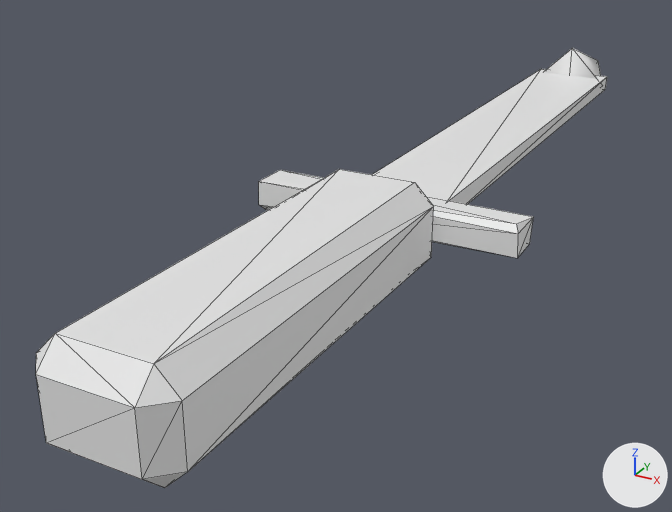
Before and after pictures for a commit that changed the glTF model ambush_loop/art/v2/models/knife_lod1.glb.
Rendered twice from a camera (50 mm lens) standing at (0.093, -0.162, 0.083) and looking at (-0.026, 0.056, -0.026). Arrows for +X, +Y and +Z are at lower right; the lights stay in place. The older version comes first. Mesh edges are drawn as thin lines. Vertices at exactly the same position are counted once.

In view in the first picture: 'knife_body.001'.
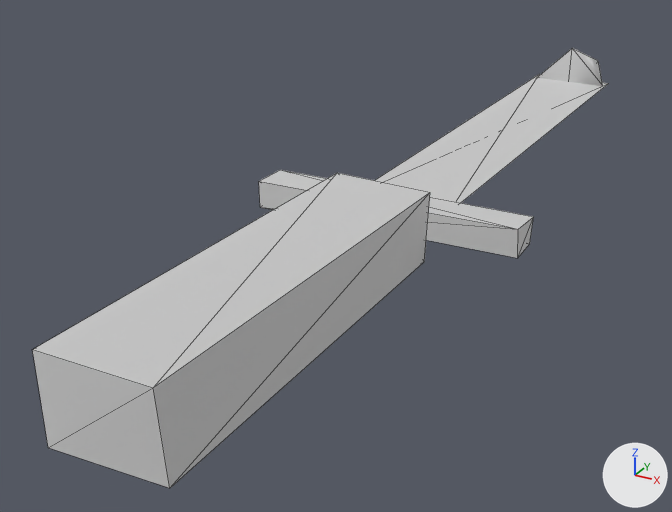
The change, as a diff of the scene's bpy script:
```diff
--- a/ambush_loop/art/v2/models/knife_lod1.glb.py
+++ b/ambush_loop/art/v2/models/knife_lod1.glb.py
@@ mat_v2_actor_atlas @@
+mat_v2_actor_atlas = principled_material('v2_actor_atlas')
+mat_v2_actor_atlas.base_color = (0.8, 0.8, 0.8)  # white #e7e7e7
+mat_v2_actor_atlas.metallic = 1.0
+mat_v2_actor_atlas.roughness = 1.0
@@ me_cube_353 @@
 # used by ob_knife_body_001; location = (0.0, 0.0, 0.0)
-me_cube_353.from_pydata(...)  # 47 vertices, 78 faces; spans x -0.035..0.035, y -0.072..0.238, z -0.013..0.013
+me_cube_353.from_pydata(...)  # 25 vertices, 34 faces; spans x -0.035..0.035, y -0.07..0.238, z -0.013..0.013
+# me_cube_353 part 1: the loose piece of 8 vertices spanning x -0.013..0.013, y 0.04..0.2, z -0.003..0.003 is scaled about its middle by (0.967, 0.63, 3.61), then moved by (0.0, -0.14, 0.0), in mat_v2_actor_atlas (white #e7e7e7)
+# me_cube_353 part 2: the loose piece of 24 vertices spanning x -0.015..0.015, y -0.072..0.032, z -0.012..0.012 is deleted
+# me_cube_353 part 3
+# 4 vertices are removed from x -0.035..0.035, y 0.03..0.031, z -0.004..0.004
+# 12 faces are deleted
+# 6 vertices are added at (-0.035, 0.03, -0.004), (0.035, 0.03, 0.004), (-0.014, 0.04, 0.0), (-0.014, 0.2, 0.0), (0.014, 0.04, 0.0), (0.014, 0.2, 0.0)
+# 12 new faces join them
+me_cube_353.materials.append(mat_v2_actor_atlas)  # white #e7e7e7
```

Changed parts and their boxes [x1, y1, x2, y2] in the pictures (672 x 512 px; the box of a moved part takes in the faces that stretch with it):
'knife_body.001', reshaped
    before: [36, 48, 607, 488]
    after: [33, 48, 609, 488]
part 1 of me_cube_353, moved or reshaped
    before: [372, 69, 607, 204]
    after: [33, 173, 430, 488]
part 2 of me_cube_353, deleted
    before: [36, 169, 434, 488]
part 3 of me_cube_353, moved or reshaped
    before: [259, 170, 533, 258]
    after: [259, 74, 609, 258]
